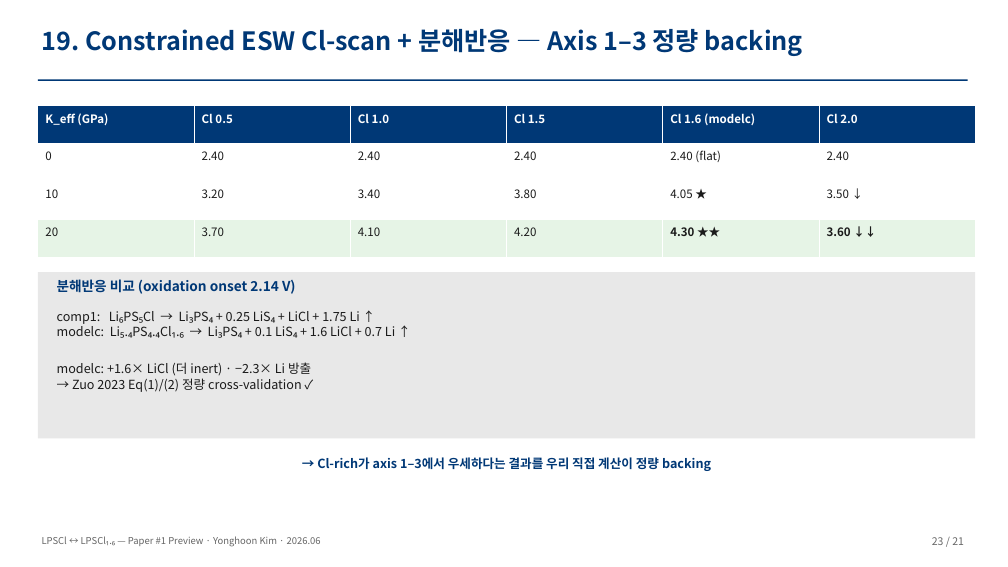
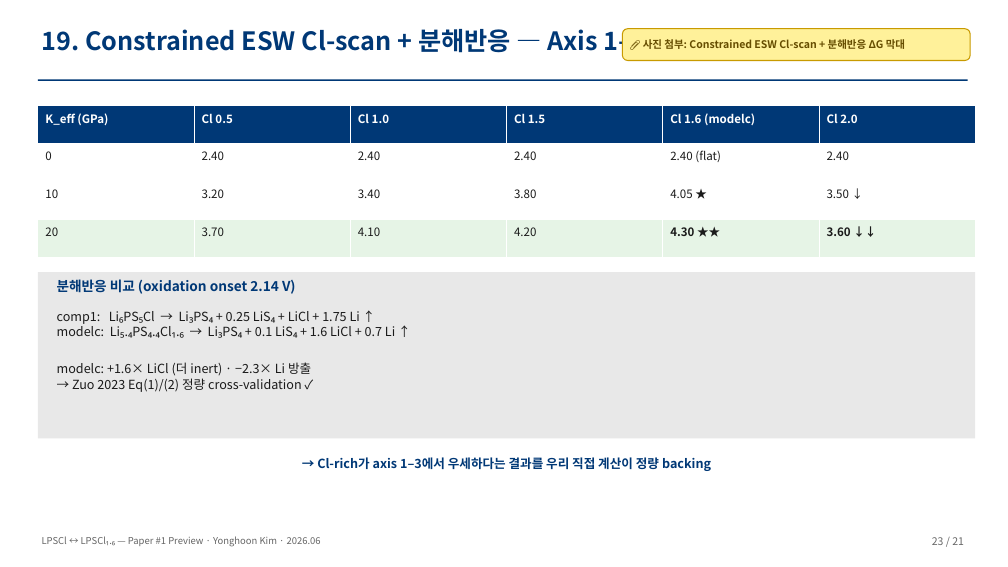
Before and after one commit to yonghoon7153-source/Yonghoon-DEM-DFT, a slide deck: slide 23 of kb/papers/lpscl_vs_lpscl16_seminar_v1.pptx. Drawn at 1008x567 pixels with LibreOffice and Linux fonts; fonts in the diff are those of the drawing. Boxes give left, top, right and bottom in pixels: in the first picture for what was removed or moved away, otherwise in the second. Text is boxed around its words. In the diff, an @@ line names an element or a change of style, - is before the commit and + after.

```diff
--- a/kb/papers/lpscl_vs_lpscl16_seminar_v1.pptx
+++ b/kb/papers/lpscl_vs_lpscl16_seminar_v1.pptx
@@ rounded rectangle added at (x1=622, y1=29, x2=970, y2=60), fill #FFF19A, outline #C89A00 1 pt, 10 pt, text #664D00, bold @@
+📎 사진 첨부: Constrained ESW Cl-scan + 분해반응 ΔG 막대
```
Also in this commit, not shown: 21 other slides changed, 1 other file.
